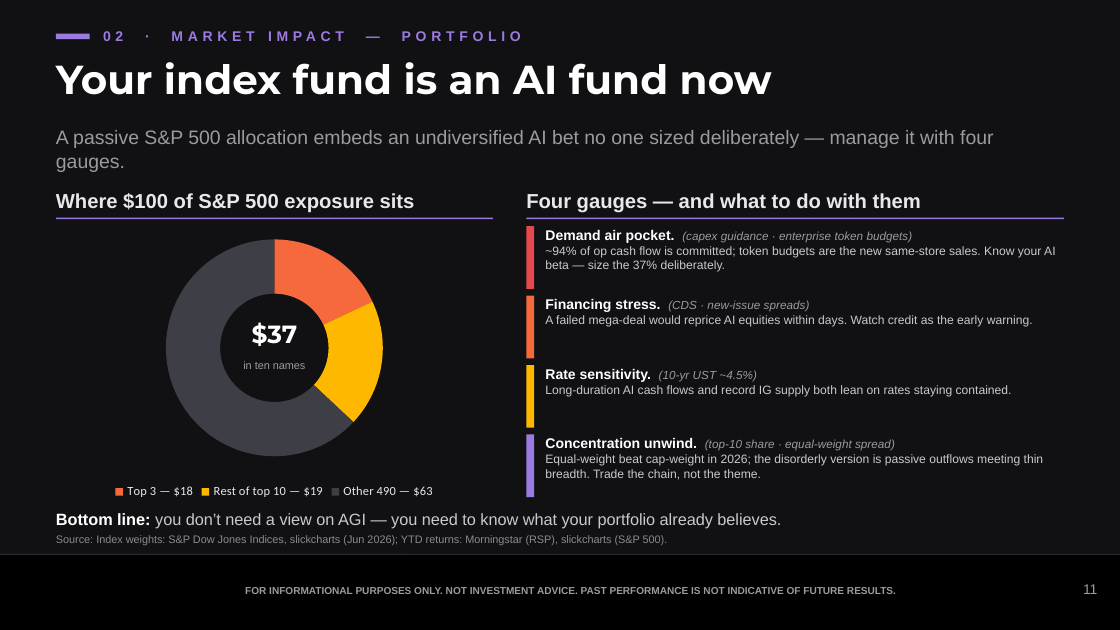
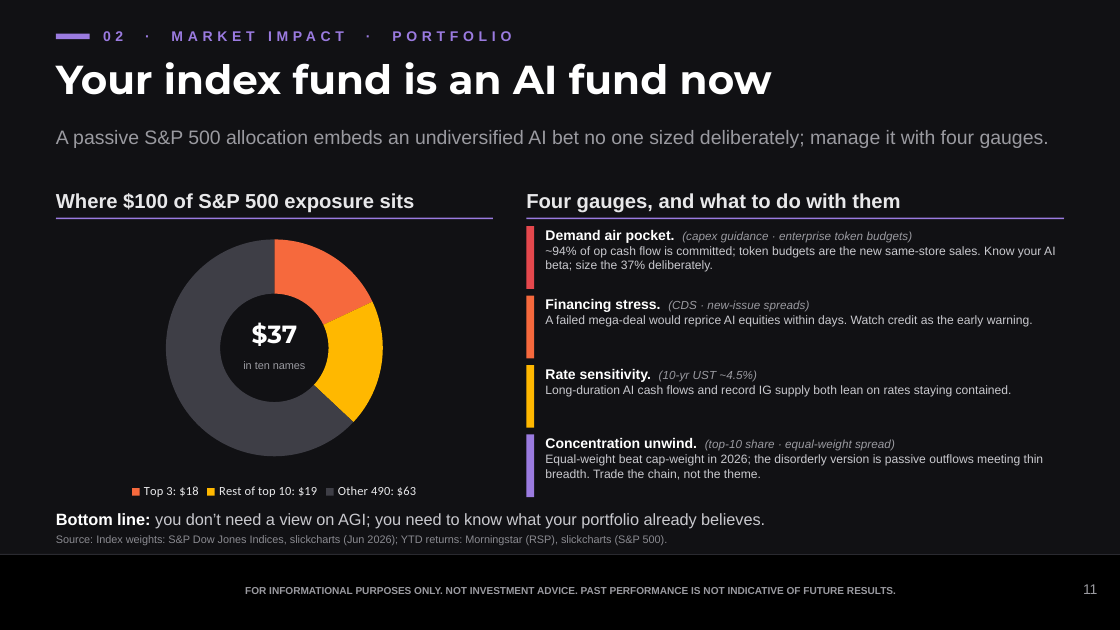
Before and after one commit to samuelcmcclellan-cell/ai-markets-deck, a slide deck: slide 11 of ai-markets-deck.pptx. Drawn at 1120x630 pixels with LibreOffice and Linux fonts; fonts in the diff are those of the drawing. Boxes give left, top, right and bottom in pixels: in the first picture for what was removed or moved away, otherwise in the second. Text is boxed around its words. In the diff, an @@ line names an element or a change of style, - is before the commit and + after.

```diff
--- a/ai-markets-deck.pptx
+++ b/ai-markets-deck.pptx
@@ text at (103,31,511,41): text changed @@
-02 · MARKET IMPACT — PORTFOLIO
+02 · MARKET IMPACT · PORTFOLIO
@@ text at (56,130,1049,148): text changed @@
-A passive S&P 500 allocation embeds an undiversified AI bet no one sized deliberately — manage it with four gauges.
+A passive S&P 500 allocation embeds an undiversified AI bet no one sized deliberately; manage it with four gauges.
@@ text at (526,193,900,213): text changed @@
-Four gauges — and what to do with them
+Four gauges, and what to do with them
@@ doughnut chart at (56,224,493,504) @@
-categories: Top 3 — $18, Rest of top 10 — $19, Other 490 — $63
+categories: Top 3: $18, Rest of top 10: $19, Other 490: $63
@@ text at (545,246,1055,272): text changed @@
-~94% of op cash flow is committed; token budgets are the new same-store sales. Know your AI beta — size the 37% deliberately.
+~94% of op cash flow is committed; token budgets are the new same-store sales. Know your AI beta; size the 37% deliberately.
@@ text at (56,513,765,528): text changed @@
-Bottom line: you don’t need a view on AGI — you need to know what your portfolio already believes.
+Bottom line: you don’t need a view on AGI; you need to know what your portfolio already believes.
```
Also in this commit, not shown: 12 other slides changed, 19 other files.
